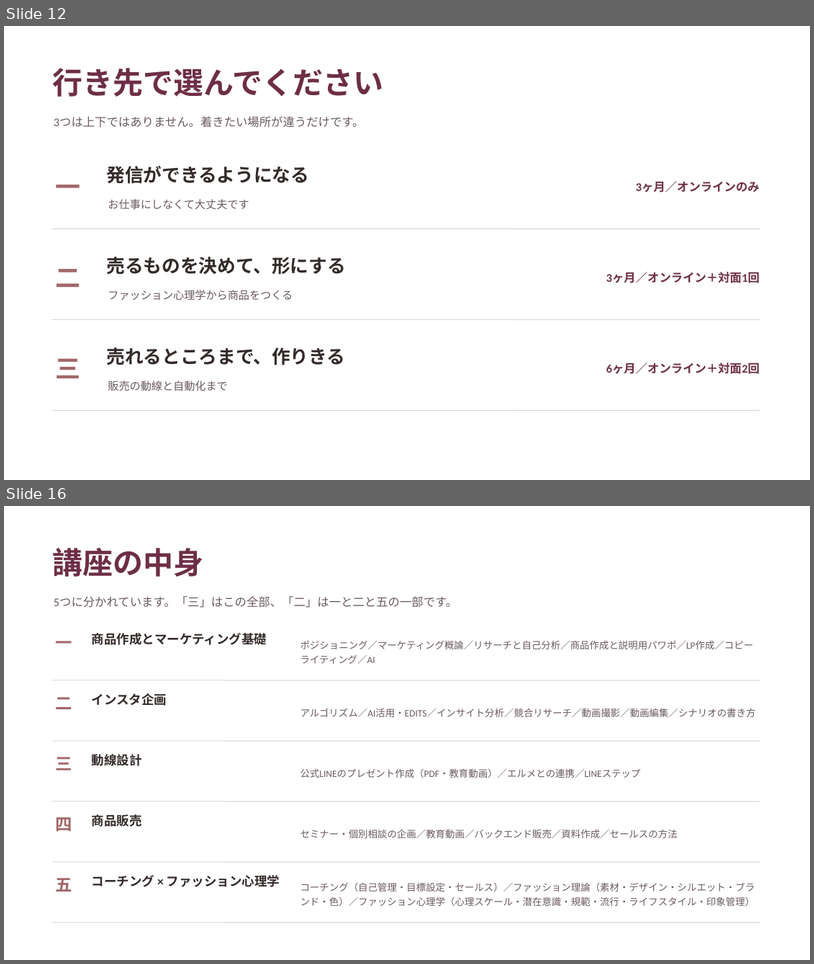
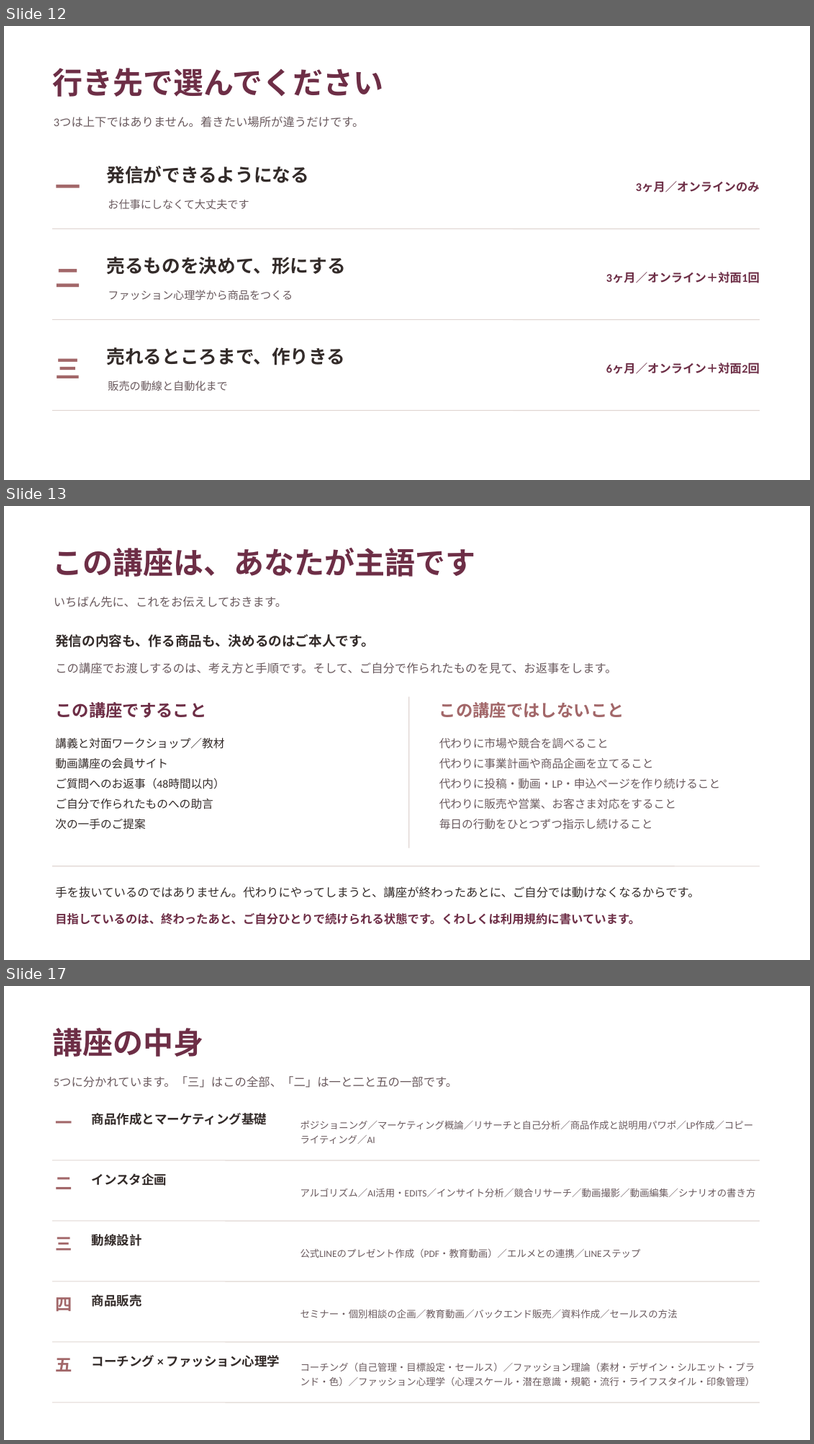
Before and after one commit to fashio17/potential-lamp, a slide deck: 運用/説明会/説明会_3コース_2026年10月期_v2.pptx. Shown one above the other, each under a label of ours: slides 12 and 16 before the commit, slides 12, 13 and 17 after it; the slides between them are not shown. The pictures are 814x964 and 814x1444 pixels, drawn with LibreOffice and Linux fonts; fonts in the diff are those of the drawing. Boxes give left, top, right and bottom in pixels: in the first picture for what was removed or moved away, otherwise in the second. Text is boxed around its words. In the diff, an @@ line names an element or a change of style, - is before the commit and + after.

```diff
--- a/運用/説明会/説明会_3コース_2026年10月期_v2.pptx
+++ b/運用/説明会/説明会_3コース_2026年10月期_v2.pptx
@@ slide 13 added at bbox=[4, 506, 810, 960], background #FFFFFF @@
@@ text added at bbox=[52, 547, 476, 577], 36 pt, text #6D2E46, bold @@
+この講座は、あなたが主語です
@@ text added at bbox=[54, 596, 287, 608], 14 pt, text #6A5A5E @@
+いちばん先に、これをお伝えしておきます。
@@ text added at bbox=[55, 634, 374, 647], 16 pt, text #332B29, bold @@
+発信の内容も、作る商品も、決めるのはご本人です。
@@ text added at bbox=[55, 662, 617, 674], 14 pt, text #6A5A5E @@
+この講座でお渡しするのは、考え方と手順です。そして、ご自分で作られたものを見て、お返事をします。
@@ line added from (409, 697) to (409, 848), #E0D6D2 1 pt @@
@@ text added at bbox=[55, 702, 206, 718], 20 pt, text #6D2E46, bold @@
+この講座ですること
@@ text added at bbox=[440, 702, 625, 718], 20 pt, text #A26769, bold @@
+この講座ではしないこと
@@ text added at bbox=[55, 737, 224, 829], 13.5 pt, text #332B29 @@
+講義と対面ワークショップ／教材
+動画講座の会員サイト
+ご質問へのお返事（48時間以内）
+ご自分で作られたものへの助言
+次の一手のご提案
@@ text added at bbox=[440, 738, 721, 829], 13.5 pt, text #6A5A5E @@
+代わりに市場や競合を調べること
+代わりに事業計画や商品企画を立てること
+代わりに投稿・動画・LP・申込ページを作り続けること
+代わりに販売や営業、お客さま対応をすること
+毎日の行動をひとつずつ指示し続けること
@@ line added from (52, 866) to (760, 866), #E0D6D2 1 pt @@
@@ text added at bbox=[55, 886, 700, 898], 14 pt, text #332B29 @@
+手を抜いているのではありません。代わりにやってしまうと、講座が終わったあとに、ご自分では動けなくなるからです。
@@ text added at bbox=[55, 913, 640, 924], 14 pt, text #6D2E46, bold @@
+目指しているのは、終わったあと、ご自分ひとりで続けられる状態です。くわしくは利用規約に書いています。
@@ what was slide 16 is now slide 17 @@
```
Also in this commit, not shown: 12 slides changed, 13 other files.
